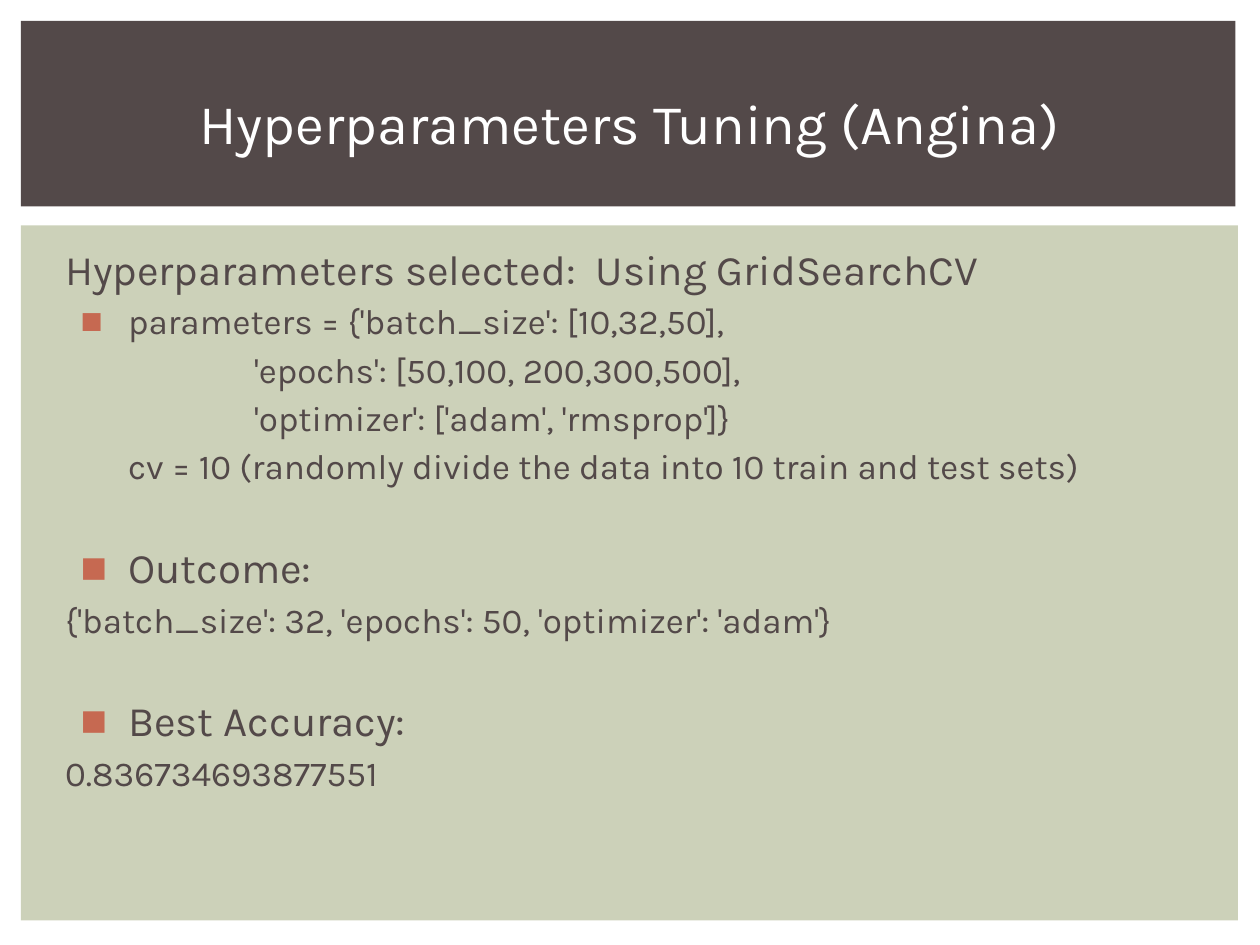
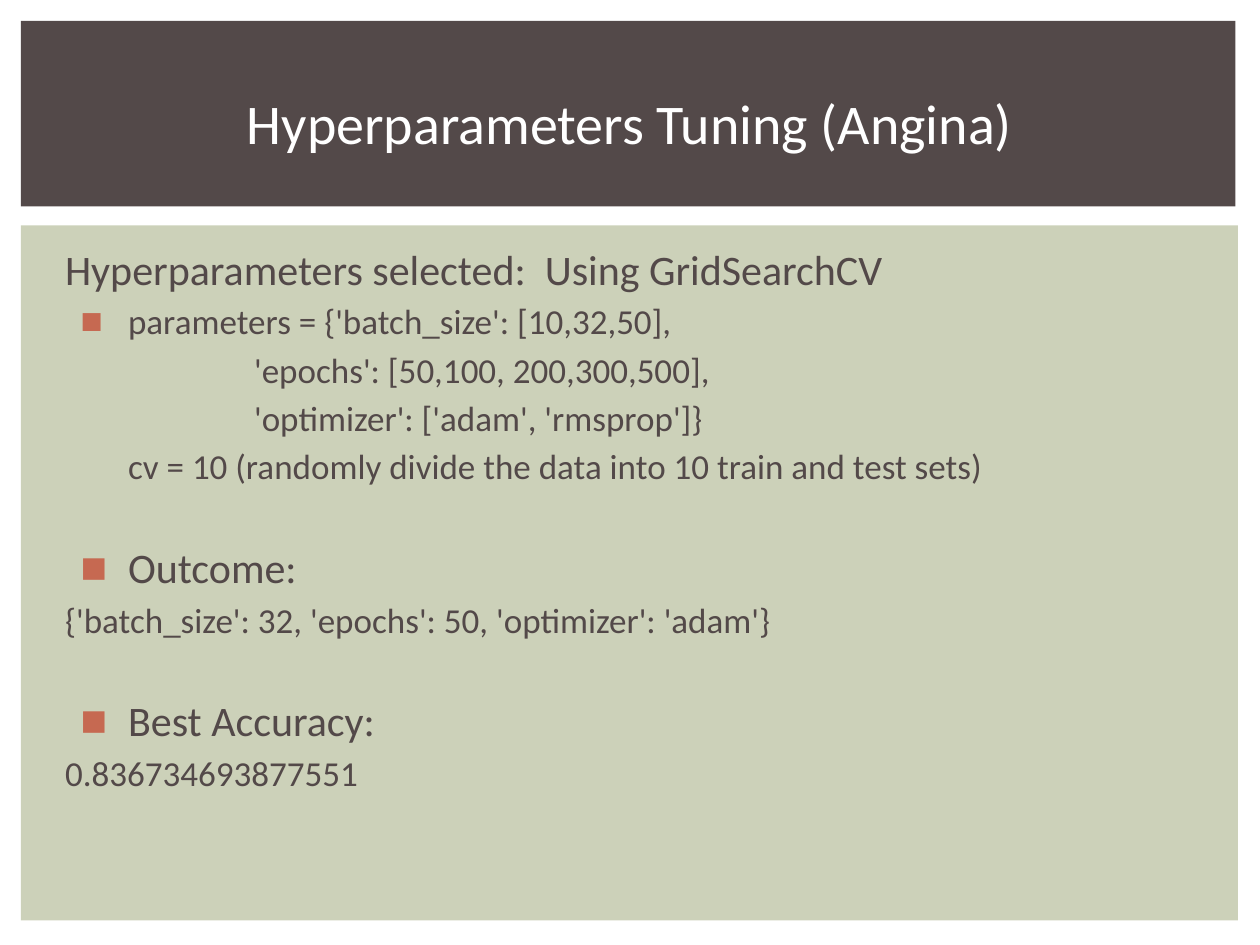
Before and after one commit to sasidhy1/framingham_ML, a slide deck: slide 13 of MLProject.pptx. Drawn at 1260x945 pixels with LibreOffice and Linux fonts; fonts in the diff are those of the drawing. Boxes give left, top, right and bottom in pixels: in the first picture for what was removed or moved away, otherwise in the second. Text is boxed around its words. In the diff, an @@ line names an element or a change of style, - is before the commit and + after.

```diff
--- a/MLProject.pptx
+++ b/MLProject.pptx
@@ title "Hyperparameters Tuning (Angina)" at [247,103,1012,154]: font Karla to Calibri @@
@@ text "Hyperparameters selected: Using GridSearchCV" at [65,256,982,786]: font Karla to Calibri @@
```
Also in this commit, not shown: 26 other slides changed.
